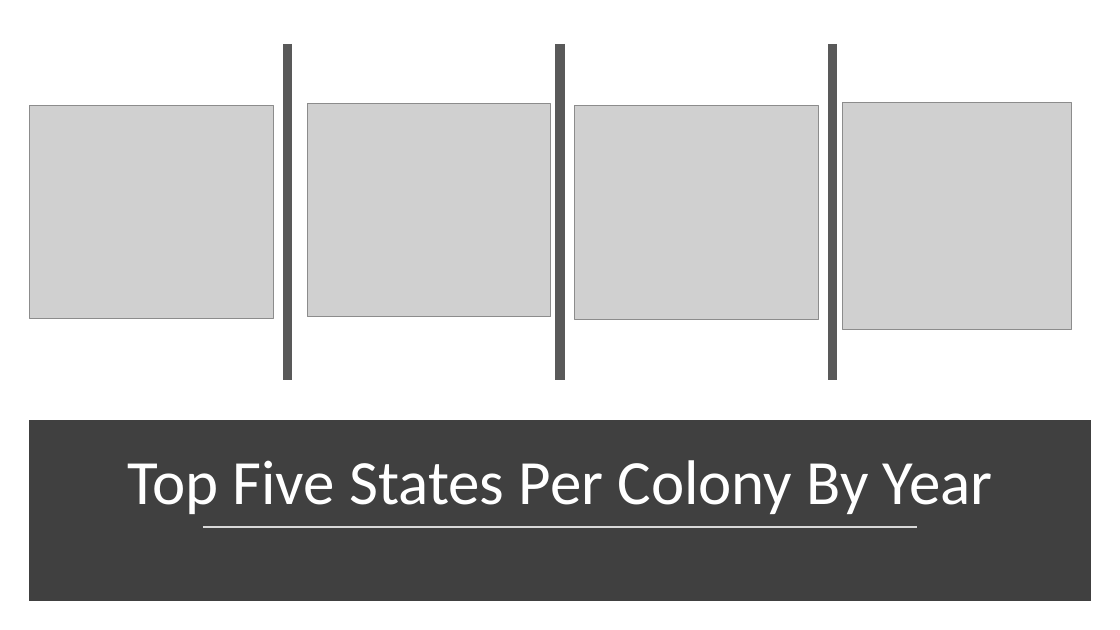
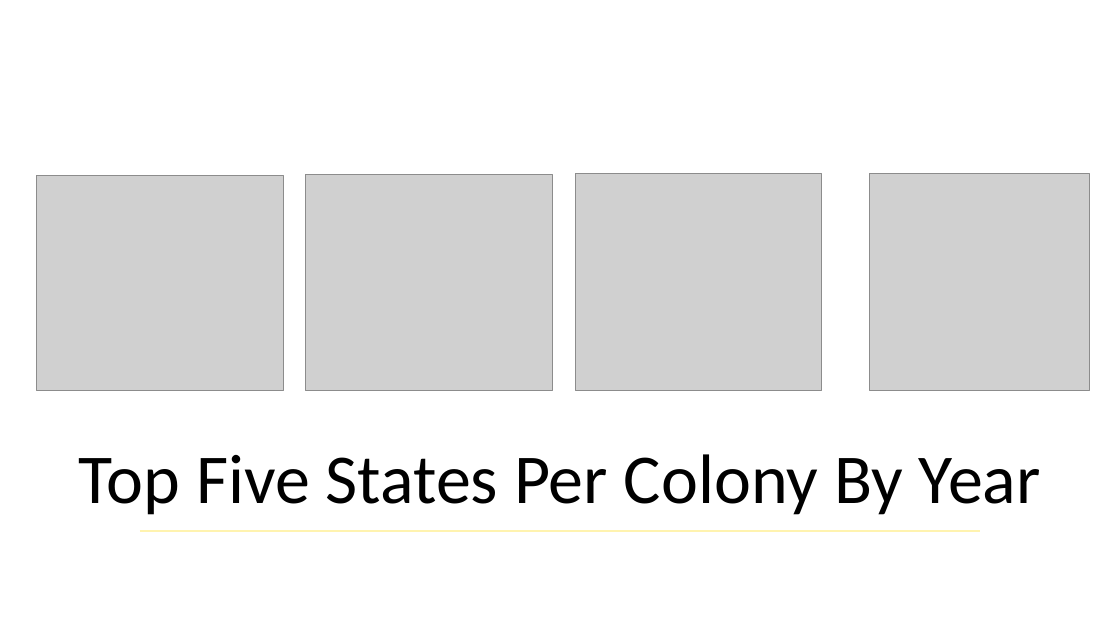
Before and after one commit to CamillaBahr/Final-Project, a slide deck: slide 4 of Cammi's work/Finalist Final for Final Presentation.pptx (slide 2 before the commit). Drawn at 1120x630 pixels with LibreOffice and Linux fonts; fonts in the diff are those of the drawing; grey boxes stand for pictures. Boxes give left, top, right and bottom in pixels: in the first picture for what was removed or moved away, otherwise in the second. Text is boxed around its words. In the diff, an @@ line names an element or a change of style, - is before the commit and + after.

```diff
--- a/Cammi's work/Finalist Final for Final Presentation.pptx
+++ b/Cammi's work/Finalist Final for Final Presentation.pptx
@@ line removed from (287, 44) to (287, 380) @@
@@ line removed from (560, 44) to (560, 380) @@
@@ line removed from (833, 44) to (833, 380) @@
@@ picture: place and size @@
-picture at [29, 106, 274, 318]
+picture at [37, 176, 284, 391]
@@ picture: place and size @@
-picture at [308, 104, 551, 317]
+picture at [306, 175, 553, 391]
@@ picture: place and size @@
-picture at [575, 106, 818, 319]
+picture at [576, 174, 823, 391]
@@ picture: place and size @@
-picture at [843, 103, 1072, 329]
+picture at [870, 174, 1089, 391]
@@ rectangle removed at [34, 426, 1086, 596] @@
@@ text "Top Five States Per Colony ...": place and size @@
-text "Top Five States Per Colony ..." at [127, 460, 993, 514]
+text "Top Five States Per Colony ..." at [79, 454, 1041, 515]
@@ text "Top Five States Per Colony ..." at [79, 454, 1041, 515]: size 54 to 60 pt, text colour #FFFFFF to #000000 @@
@@ line moved from (203, 528) - (918, 528) to (140, 531) - (981, 531) @@
@@ line (140, 531) - (981, 531): stroke #D9D9D9 1.75 pt to #FFF3AF 1.5 pt @@
```
Also in this commit, not shown: 2 other slides changed, 8 slides added, 8 slides removed, 2 other files.
